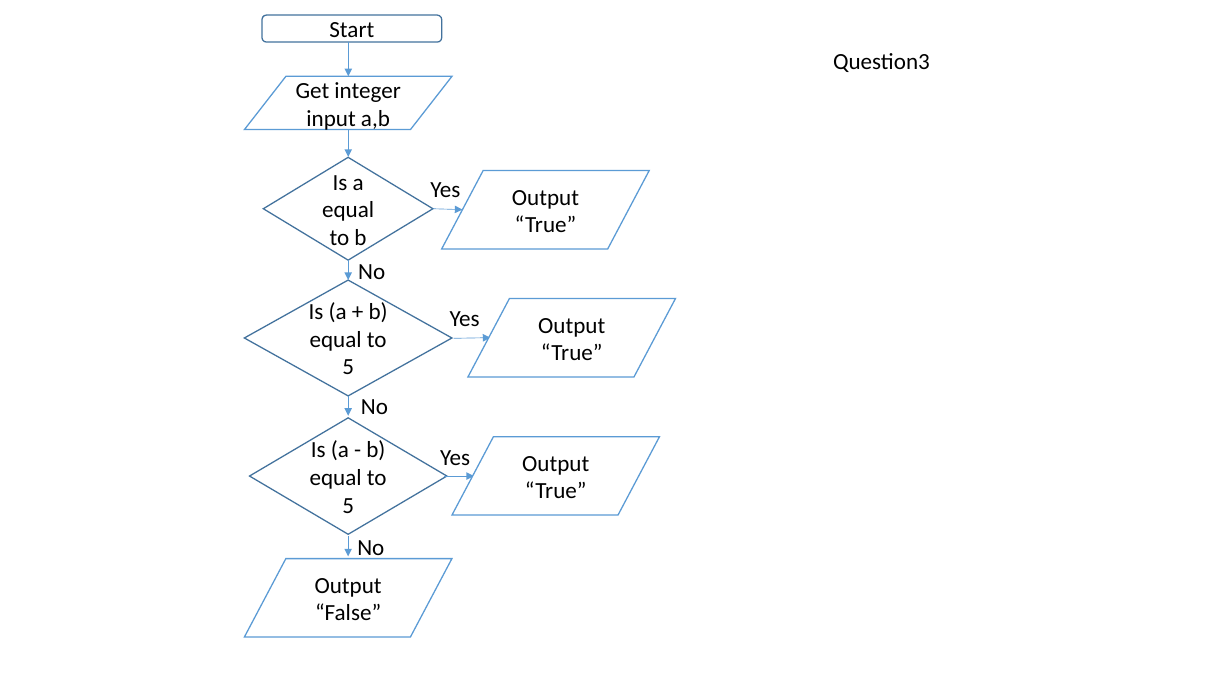
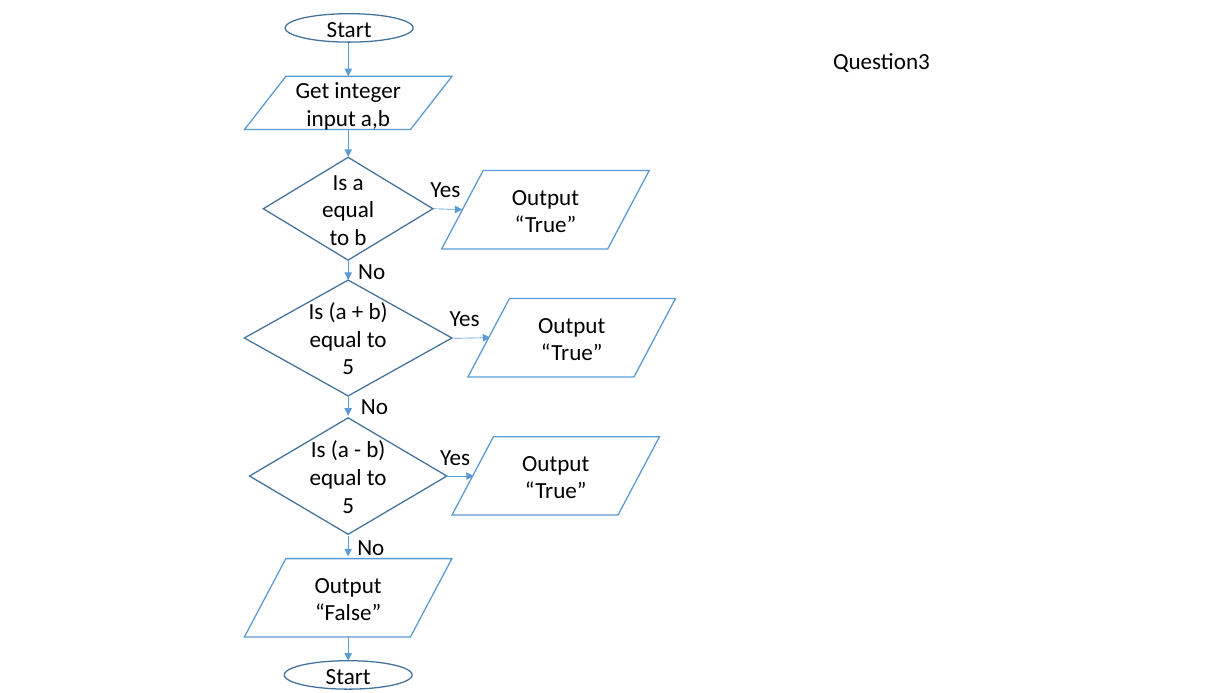
Before and after one commit to georgeuwagbale/georgeCSC102, a slide deck: slide 3 of George_Uwagbale_flowchart.pptx. Drawn at 1232x693 pixels with LibreOffice and Linux fonts; fonts in the diff are those of the drawing. Boxes give left, top, right and bottom in pixels: in the first picture for what was removed or moved away, otherwise in the second. Text is boxed around its words. In the diff, an @@ line names an element or a change of style, - is before the commit and + after.

```diff
--- a/George_Uwagbale_flowchart.pptx
+++ b/George_Uwagbale_flowchart.pptx
@@ ellipse "Start": place and size @@
-ellipse "Start" at <box>262,15,443,42</box>
+ellipse "Start" at <box>286,14,413,43</box>
@@ ellipse "Start" at <box>286,14,413,43</box>: rounded rectangle to ellipse @@
@@ arrow added from (348, 638) to (348, 661), #5B9BD5 0.5 pt @@
@@ ellipse added at <box>285,661,412,689</box>, fill #FFFFFF, outline #43739E 1 pt, 18 pt, text #000000 @@
+Start
```
Also in this commit, not shown: 2 other slides changed, 2 slides added.
